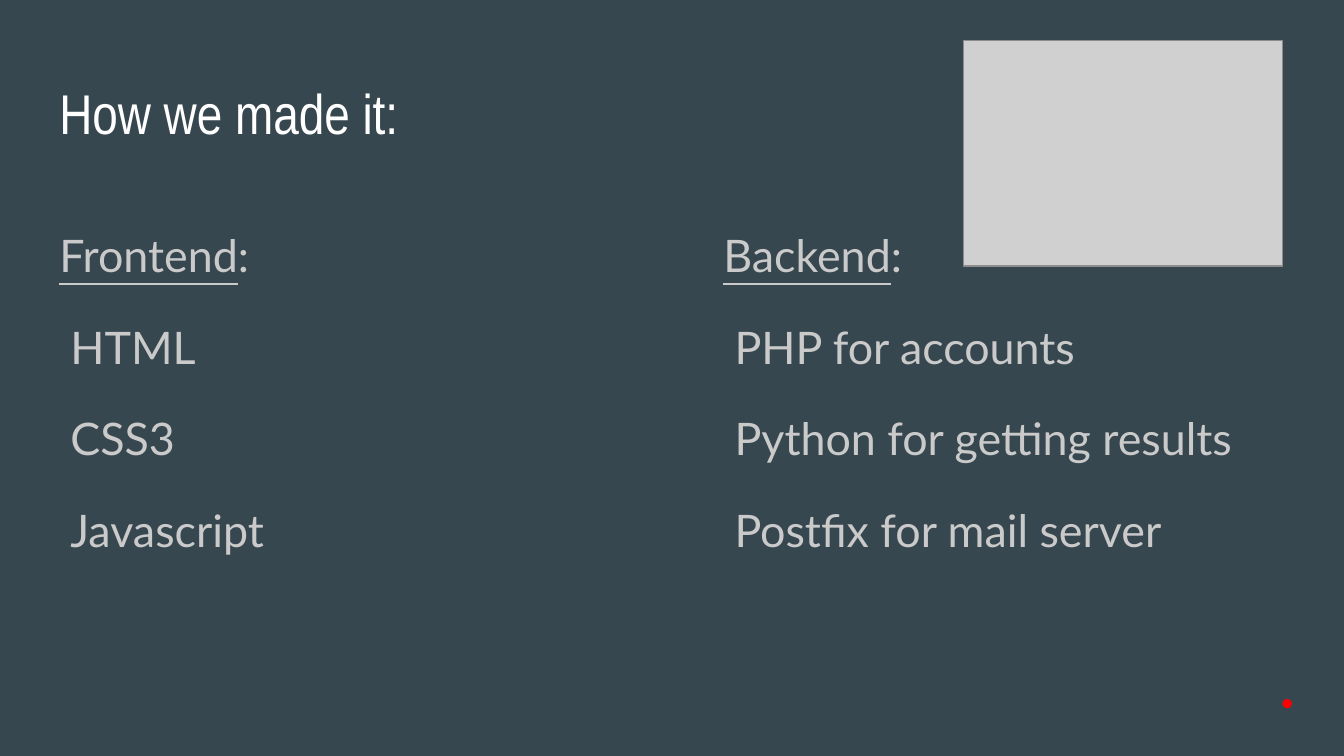
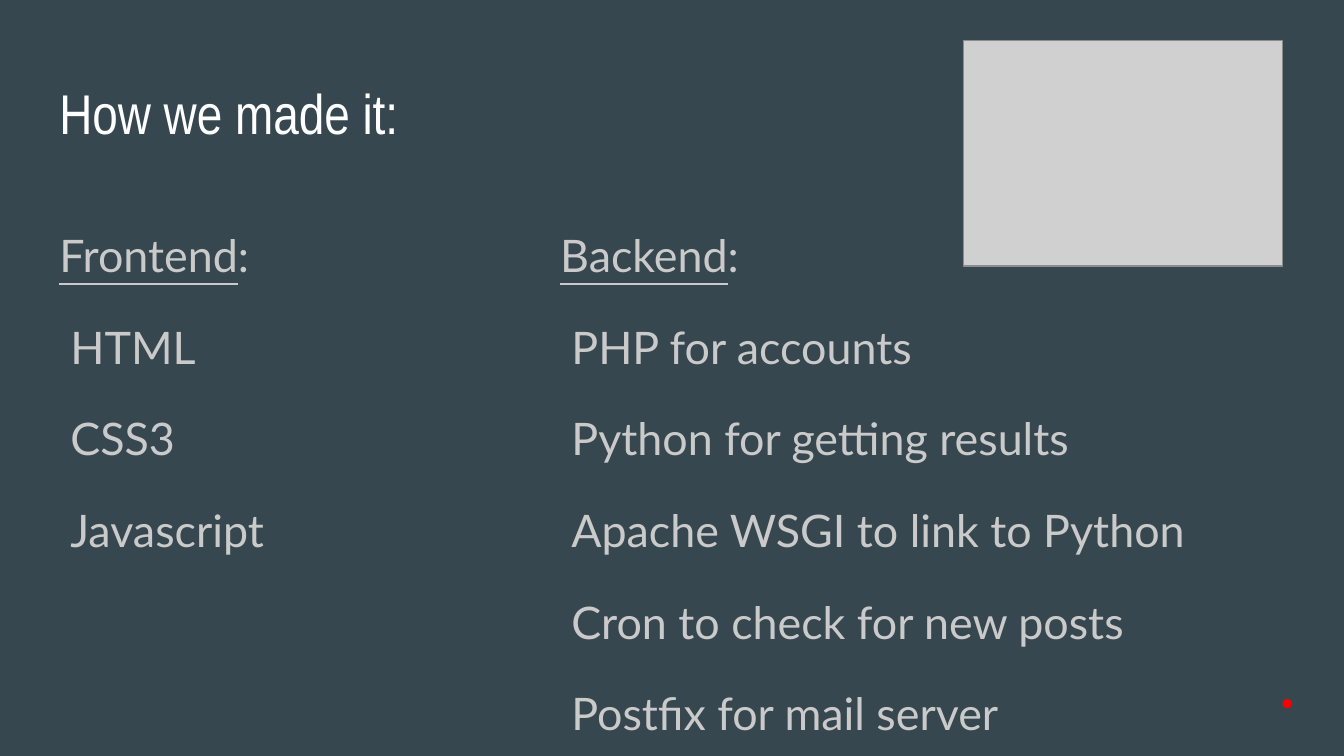
Before and after one commit to davidferguson/itemswap, a slide deck: slide 5 of NotiFree.pptx. Drawn at 1344x756 pixels with LibreOffice and Linux fonts; fonts in the diff are those of the drawing; grey boxes stand for pictures. Boxes give left, top, right and bottom in pixels: in the first picture for what was removed or moved away, otherwise in the second. Text is boxed around its words. In the diff, an @@ line names an element or a change of style, - is before the commit and + after.

Commit message:
(even more) finished powerpoint

```diff
--- a/NotiFree.pptx
+++ b/NotiFree.pptx
@@ text "Backend:": place and size @@
-text "Backend:" at bbox=[723, 239, 1231, 548]
+text "Backend:" at bbox=[560, 239, 1184, 731]
@@ text at bbox=[571, 514, 1184, 647]: paragraphs added @@
+Apache WSGI to link to Python
+Cron to check for new posts
```
